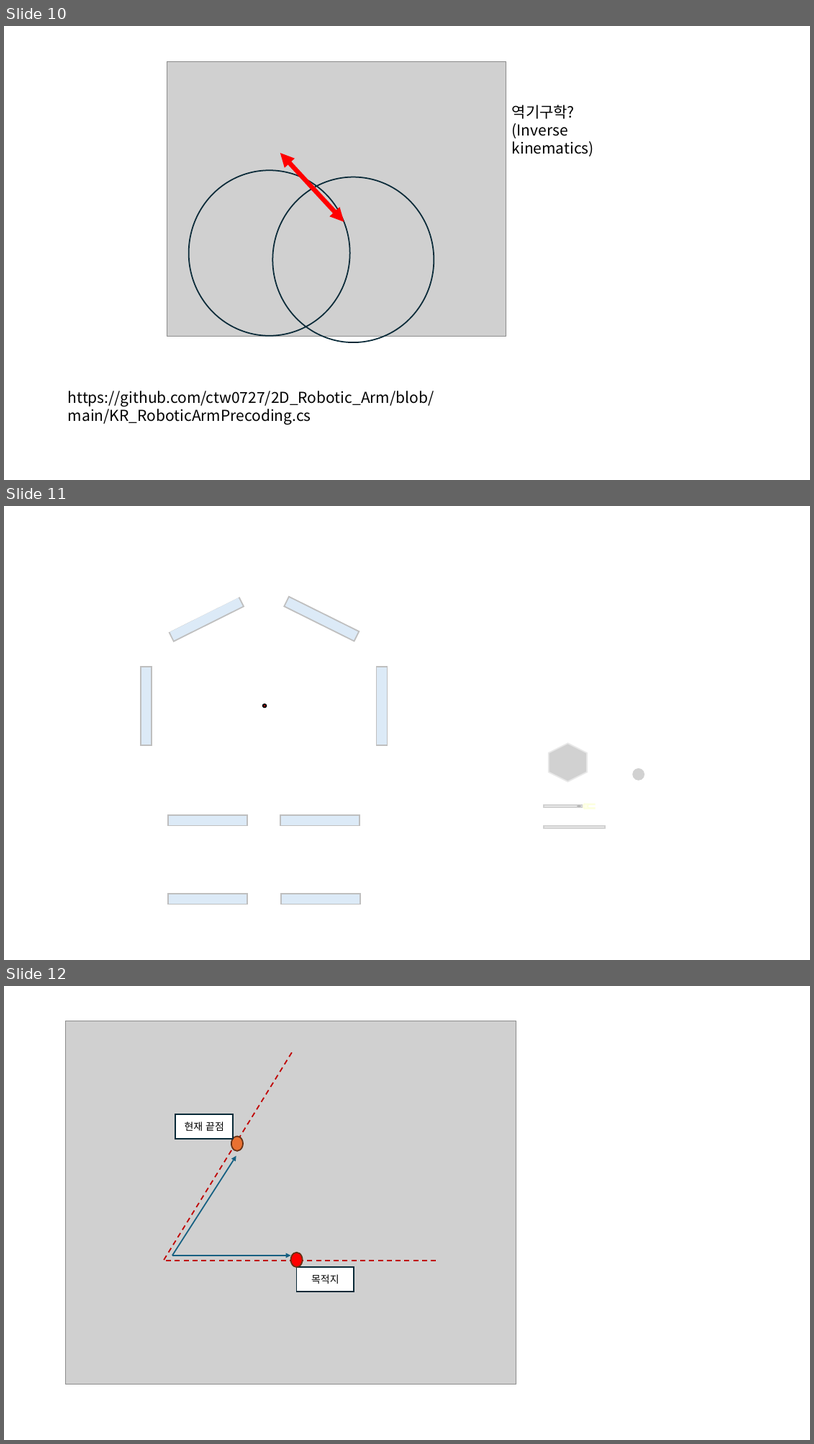
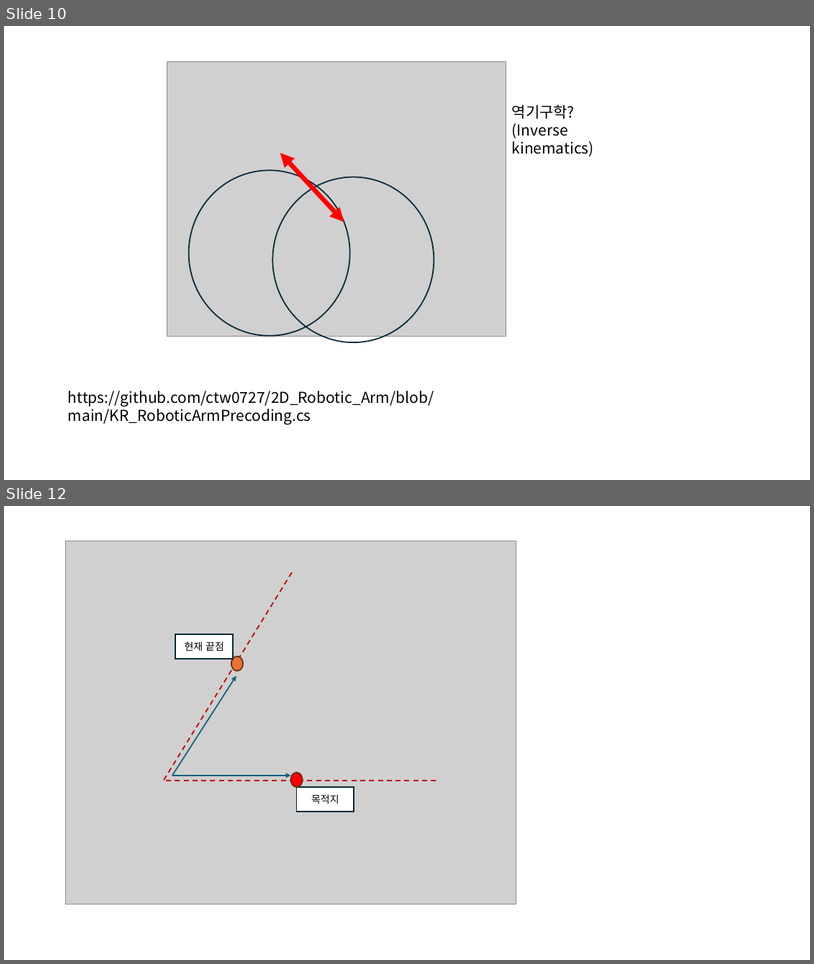
Before and after one commit to Naiery0/Winform_RobotArmUI, a slide deck: Control Design PPT.pptx. Shown one above the other, each under a label of ours: slides 10, 11 and 12 before the commit, slides 10 and 12 after it; the slides between them are not shown. The pictures are 814x1444 and 814x964 pixels, drawn with LibreOffice and Linux fonts; fonts in the diff are those of the drawing; grey boxes stand for pictures. Boxes give left, top, right and bottom in pixels: in the first picture for what was removed or moved away, otherwise in the second. Text is boxed around its words. In the diff, an @@ line names an element or a change of style, - is before the commit and + after.

```diff
--- a/Control Design PPT.pptx
+++ b/Control Design PPT.pptx
@@ slide 11 removed at [4, 506, 810, 960], background #FFFFFF @@
@@ hexagon removed at [544, 527, 781, 731] @@
@@ group removed at [25, 506, 504, 904]: 9 rectangles, 7 rounded rectangles, 1 hexagon, 1 ellipse @@
@@ hexagon removed at [549, 743, 587, 781] @@
@@ ellipse removed at [633, 768, 646, 780] @@
@@ rectangle removed at [544, 805, 582, 807] @@
@@ ellipse removed at [579, 806, 581, 806] @@
@@ freeform shape removed at [582, 803, 595, 808] @@
@@ rectangle removed at [544, 826, 605, 828] @@
```
Also in this commit, not shown: 3 slides added, 28 other files.
